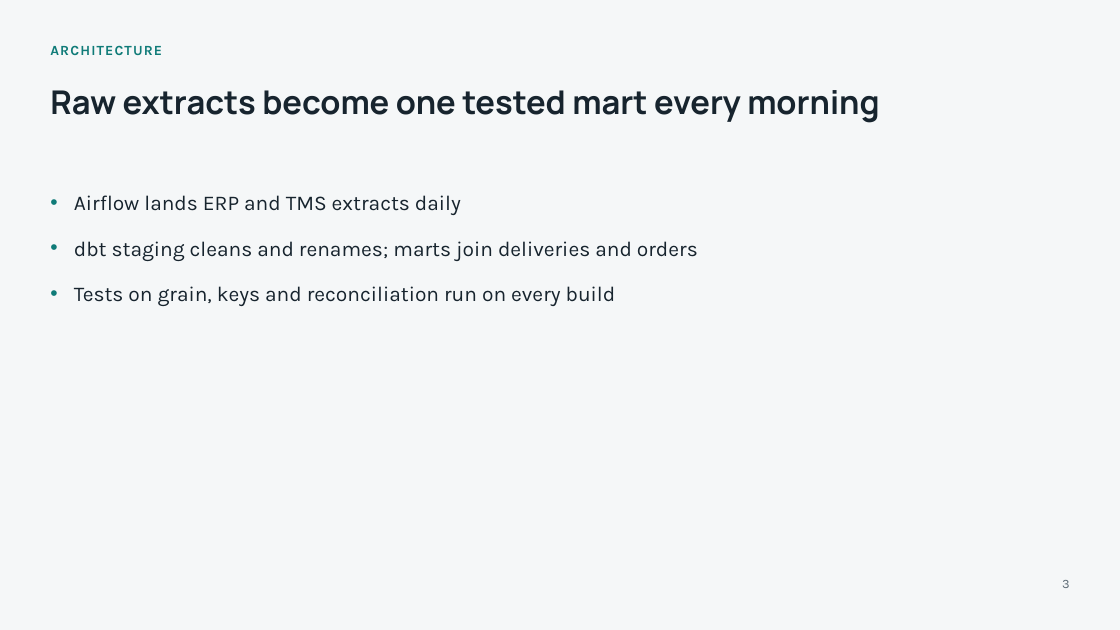
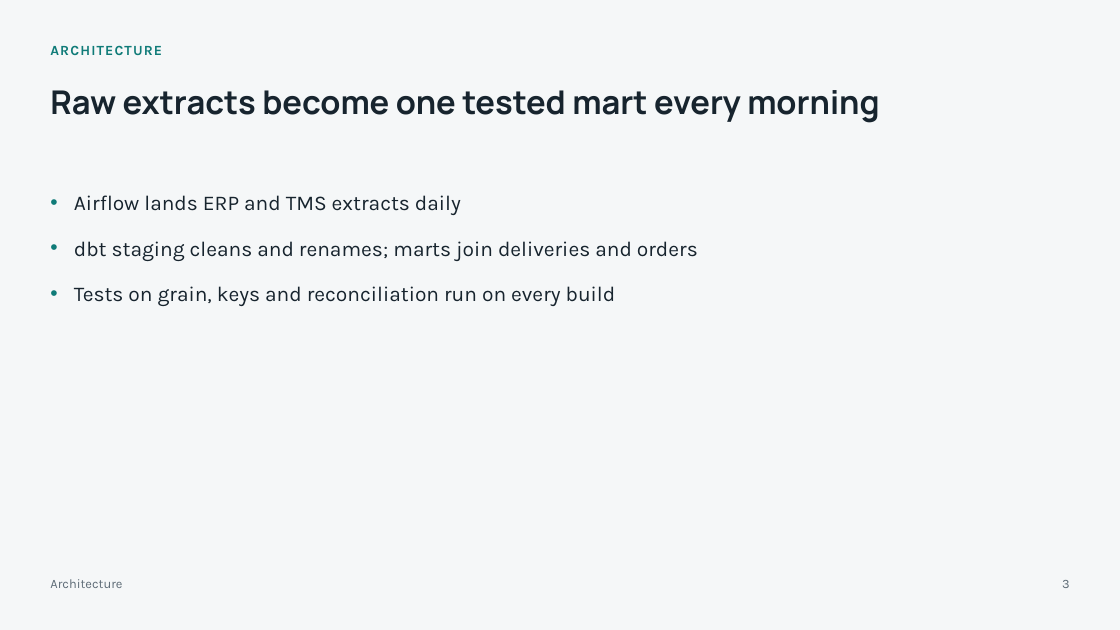
Before and after one commit to vinivaliati/vinivaliati-ai-template, a slide deck: slide 3 of skills/presentations/assets/technical.pptx. Drawn at 1120x630 pixels with LibreOffice and Linux fonts; fonts in the diff are those of the drawing. Boxes give left, top, right and bottom in pixels: in the first picture for what was removed or moved away, otherwise in the second. Text is boxed around its words. In the diff, an @@ line names an element or a change of style, - is before the commit and + after.

```diff
--- a/skills/presentations/assets/technical.pptx
+++ b/skills/presentations/assets/technical.pptx
@@ text added at <box>50,579,122,588</box>, 11 pt, text #5E6C77 @@
+Architecture
```
Also in this commit, not shown: 3 other slides changed, 29 other files.
